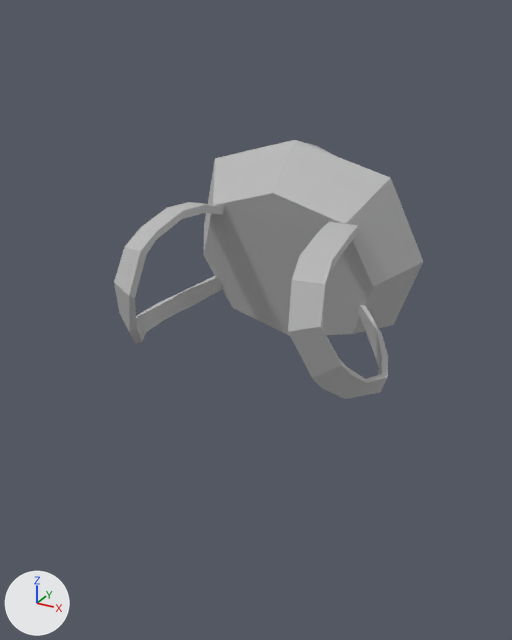
A saved change to the FBX model Assets/Art/Froggie/Frog_Walk_Animation_UV.fbx.
One viewpoint serves both versions: a 50 mm lens placed at (1.47, -2.65, 2.21), pointed at (0.04, -0.06, 0.92). The axes (+X, +Y, +Z) are drawn at lower left. The lights are the same throughout. Where no turn or scale is listed for an object, it has been applied to the vertices.

Names of what the first picture shows: 'Frog_Walk:BackPack'.
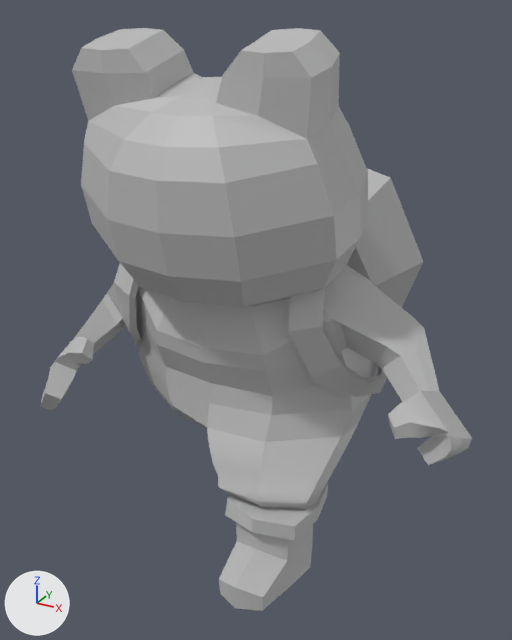
Where the newer file only moved an object's origin or applied its transform, the numbers keep the older frame.

Boxes (x1, y1, x2, y2) around the edits, measured in the pictures (512 x 640 px):
'Frog_Walk:Froggy', added: after (40, 28, 472, 611)
'Frog_Walk:BackPack', unchanged, covered by the edit: before (114, 140, 423, 399); after (114, 169, 423, 399)

Diff of the bpy script that builds the scene:
```diff
--- a/Assets/Art/Froggie/Frog_Walk_Animation_UV.fbx.py
+++ b/Assets/Art/Froggie/Frog_Walk_Animation_UV.fbx.py
@@ me_mesh_003_1 @@
+me_mesh_003_1.from_pydata(...)  # 584 vertices, 580 faces; spans x -0.75..1.09, y -0.77..0.55, z -0.06..2.15
+me_mesh_003_1.materials.append(mat_lambert1)  # grey #bcbcbc
@@ ob_frog_walk_froggy @@
+ob_frog_walk_froggy = bpy.data.objects.new('Frog_Walk:Froggy', me_mesh_003_1)
+ob_frog_walk_froggy.location = (0.0, 0.0, 0.0)
```
